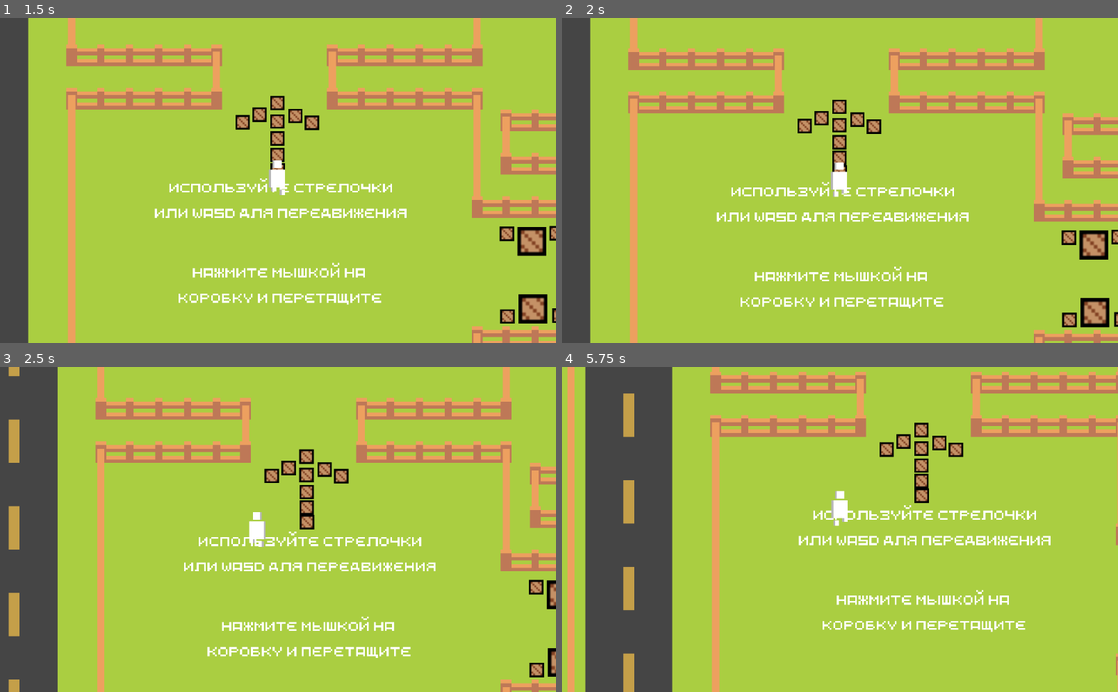
Above: before the commit, frames 1-4 (two rows, left to right).
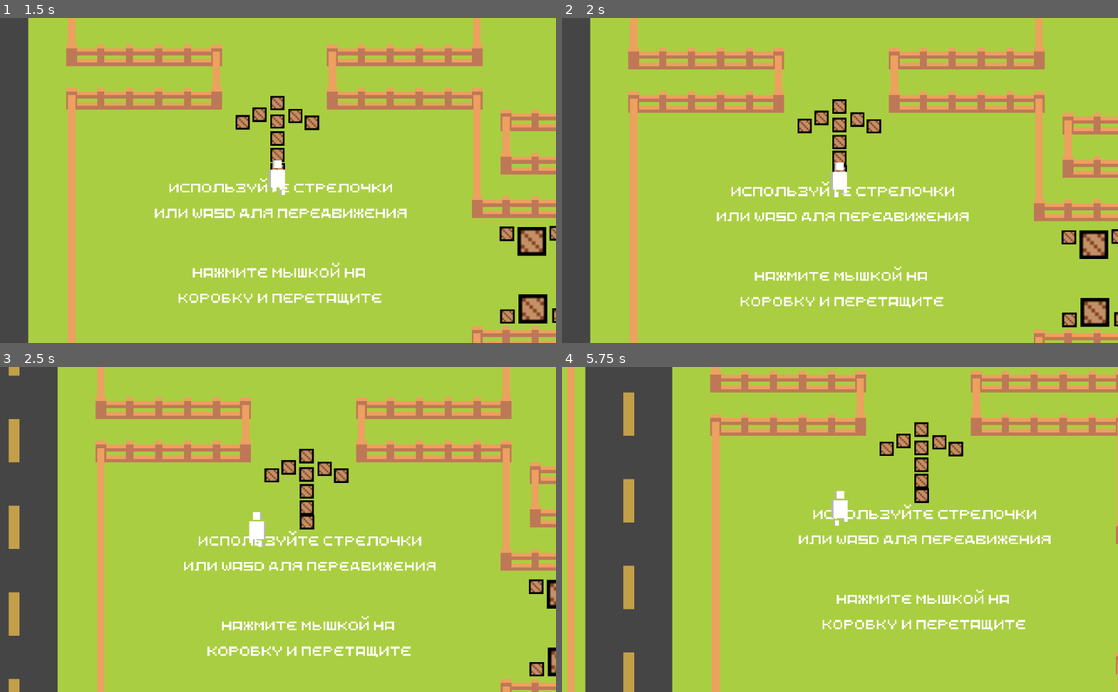
Above: after the commit, the same moments.

Repository: 0night-glider0/GameNET-history
Game: Godot game, scene res://main_scene.tscn
The game is run twice, just before and just after one commit, with the same random seed, the same clock (stepped at 60 frames per second) and the same inputs.
Inputs (mouse positions are in pixels of both pictures, inside the frame that each line leads up to):
- Up to frame 1 (1.5 s): tap Enter at 0.5 s; move the mouse to (250, 245) at 0.52 s; press the mouse at (250, 245) at 0.53 s; hold Up (move_up) from 0.53 s (still down); move the mouse to (444, 229) at 1.27 s; release the mouse at (444, 229) at 1.28 s; click (444, 229) at 1.35 s
- Up to frame 2 (2 s): keep holding Up (move_up)
- Up to frame 3 (2.5 s): move the mouse to (111, 480) at 2.02 s; release Up (move_up) at 2.03 s; press the mouse at (111, 480) at 2.03 s; hold Left (move_left) from 2.03 s (still down)
- Up to frame 4 (5.75 s): move the mouse to (867, 529) at 2.77 s; release the mouse at (867, 529) at 2.78 s; click (867, 529) at 2.85 s; move the mouse to (756, 448) at 3.52 s; release Left (move_left) at 3.53 s; press the mouse at (756, 448) at 3.53 s; hold Down (move_down) 3.53-4.28 s; move the mouse to (962, 513) at 4.27 s; release the mouse at (962, 513) at 4.28 s; hold Right (move_right) 4.28-5.03 s; click (962, 513) at 4.35 s; move the mouse to (728, 545) at 5.02 s; press the mouse at (728, 545) at 5.03 s; hold Up (move_up) from 5.03 s (still down)

Frame 1 is identical in both runs. In frame 2, 2.2% of the frame differs, in the area x 11-100%, y 9-100%; in frame 3, 2.8%; in frame 4, 3.3%, in the area x 11-100%, y 1-95%.
Error after the commit: Unable to iterate on object of type 'Nil'. (res://main_scene.gd:21)

Commit message:
dynamic avatar load

Diff:
--- a/NinePatchRect2.gd
+++ b/NinePatchRect2.gd
@@ -1,4 +1,7 @@
 extends NinePatchRect
+
+func _ready():
+	get_parent().initialize()
 
 func _process(delta):
 	if get_parent().stop_ai:
--- a/main_scene.gd
+++ b/main_scene.gd
@@ -1,6 +1,9 @@
 extends Node2D
 
+var member = preload("res://objects/member.tscn")
+
 func _ready():
+	$HTTPGet.request("https://gamenet-website-default-rtdb.europe-west1.firebasedatabase.app/Avatars.json")
 	if OS.has_touchscreen_ui_hint():
 		get_node("YSort/player/Camera2D").zoom = Vector2(0.4, 0.4)
 		get_node("text/Label").text = "Используйте палец\nдля передвижения"
@@ -12,3 +15,22 @@
 
 func _on_Button2_pressed():
 	OS.shell_open("https://forms.gle/zzWBmATFap6AXxUR9")
+
+func _on_HTTPGet_request_completed(result, response_code, headers, body):
+	var json = parse_json(body.get_string_from_utf8())
+	for element in json:
+		var new_member = member.instance()
+		$YSort.add_child(new_member)
+		new_member.position.x = json[element]["position_x"]
+		new_member.position.y = json[element]["position_y"]
+		new_member.nick = json[element]["nick"]
+		new_member.area_radius = json[element]["area_radius"]
+		new_member.first_message_differ = json[element]["first_message_differ"]
+		new_member.ghost = json[element]["ghost"]
+		new_member.messages = json[element]["messages"].split('~')
+		new_member.randomize_messages = json[element]["randomize_messages"]
+		new_member.run_frequency = json[element]["run_frequency"]
+		new_member.speed = json[element]["speed"]
+		new_member.text_speed = json[element]["text_speed"]
+		new_member.modulate = json[element]["color"]
+		new_member.initialize()
--- a/main_scene.tscn
+++ b/main_scene.tscn
@@ -38,6 +38,8 @@
 [node name="world" type="Node2D"]
 script = ExtResource( 6 )
 
+[node name="HTTPGet" type="HTTPRequest" parent="."]
+
 [node name="mouse_control" parent="." instance=ExtResource( 2 )]
 position = Vector2( 10, 10 )
 
@@ -323,38 +325,6 @@
 cell_y_sort = true
 format = 1
 tile_data = PoolIntArray( -1310727, 0, 0, -1310726, 0, 1, -1310725, 0, 1, -1310724, 0, 1, -1310723, 0, 1, -1310722, 0,  …(11452 unchanged characters)…
-
-[node name="night_glider" parent="YSort" instance=ExtResource( 7 )]
-modulate = Color( 0.545098, 0.431373, 0.792157, 1 )
-position = Vector2( 402.014, 152.353 )
-nick = "night glider"
-messages = [ "Добро пожаловать! Я Иван, организатор кружка.
-Ты можешь выйти из музея и познакомиться с
-другими участниками кружка!", "Не удивляйся что тут так пусто,
-просто всё ещё в разработке :)" ]
-randomize_messages = false
-speed = 0.0
-area_radius = 0
-
-[node name="Vas Sferd" parent="YSort" instance=ExtResource( 7 )]
-modulate = Color( 0.952941, 0.407843, 1, 1 )
-position = Vector2( 709.363, 152.939 )
-nick = "Vas Sferd"
-messages = [ "прости за беспорядок в музее.
-Не успели прибраться к твоему приходу :)" ]
-speed = 15.0
-area_radius = 25
-
-[node name="SNoD" parent="YSort" instance=ExtResource( 7 )]
-modulate = Color( 0.47451, 0.0705882, 0.137255, 1 )
-position = Vector2( 400.398, 462.224 )
-nick = "SNoD"
-messages = [ "шалом. Вы верите в АНИМЕ!?", "*Нервно хихикает в ожидании
-нового сезона \"No game - no live\"*", "Во имя Саске, Итачи, и
-пресвятого Мадары...", "3D не нужны,
-2D как стимул жизни!", "Саб двач, мур мур мур мур...", "*Звуки JoJo*", "Omae wa mou shindeiru!", "Сезон за ночь? Пф, смертный,
-ты бросаешь мне вызов?!" ]
-ghost = true
 
 [node name="лиза" parent="YSort" instance=ExtResource( 7 )]
 modulate = Color( 0.486275, 0.960784, 0.741176, 1 )
@@ -399,150 +369,6 @@
 "_edit_use_anchors_": false
 }
 
-[node name="GoalKeeper" parent="YSort" instance=ExtResource( 7 )]
-modulate = Color( 0.439216, 0.0235294, 0.403922, 1 )
-position = Vector2( 633.419, 352.857 )
-nick = "GoalKeeper"
-messages = [ "Привет, я делаю музыку и,
-надеюсь, делаю это хорошо :) ", "Новый трек?
-Неплохая идея! 8)", "Чем могу быть полезен? :3", "Хочешь порешать судоку? Пока
-не могу, но скоро присоединюсь ;)" ]
-first_message_differ = true
-
-[node name="etha0" parent="YSort" instance=ExtResource( 7 )]
-modulate = Color( 1, 0, 0, 1 )
-position = Vector2( 85, 390 )
-nick = "etha0"
-messages = [ "дайте денег", "я хочу водички" ]
-
-[node name="Wuxhiff" parent="YSort" instance=ExtResource( 7 )]
-modulate = Color( 0.576471, 0.458824, 0.87451, 1 )
-position = Vector2( 1140, -35 )
-nick = "Wuxhiff"
-messages = [ "Ну здарова приятель... Хочешь загадку загадаю, которая возможно
-определит твоё будущее: человек который разгадывает эту загадку,
-автоматический принимается в Apple на Senior-разработчика!
-Эту загадку придумал сам СТИВ ДЖОПС!... Заинтригован? Ну
-слушай... \"Вас уменьшили в размере, а затем засунули в
-зад крокодилу. Ваши действия. На размышление 30 секунд\"...", "Жак Фреско и Владимир Ленин
-умерли за неисполняемое", "GLaDOS <3", "лол", "Ладно", "Йо", "Извини занят:
-практикую Flutter/Dart", "Когда-нибудь я нарисую
-*Секретная информация*,
-и буду грести деньги лопатой...", "\"Работать на фронте в
-мобильной разработке
-довольно неплохо\"", "Не хочешь зайти внутрь ;) ?", "Эм... что там внутри?
-Все время забываю,
-если честно...", "Давай со мной в неизвестность", "Иногда я не хочу заходить внутрь своего дома,
-потому что сквозь время и пространство могу
-наткнуться на Роберта и Грега.... Ужас." ]
-
-[node name="Polo" parent="YSort" instance=ExtResource( 7 )]
-modulate = Color( 0.870588, 0.105882, 0.87451, 1 )
-position = Vector2( 169.948, 295.874 )
-nick = "Polo"
-messages = [ "сделаю арт за пачку
-нагетсов из мака" ]
-
-[node name="Protor" parent="YSort" instance=ExtResource( 7 )]
-modulate = Color( 0.0627451, 0.815686, 0.517647, 1 )
-position = Vector2( 1010, 155 )
-nick = "Protor"
-messages = [ "чаще улыбайся. Хорошее
-настроение - залог хорошего дня. " ]
-
-[node name="Аннетт Беннетт" parent="YSort" instance=ExtResource( 7 )]
-modulate = Color( 0.654902, 0.133333, 0.133333, 1 )
-position = Vector2( 245, 420 )
-nick = "Аннетт Беннетт"
-messages = [ "Привет,  меня Аня зовут, чем помочь, чо по чём?" ]
-
-[node name="excellent_programmer (no)" parent="YSort" instance=ExtResource( 7 )]
-modulate = Color( 0.878431, 0.898039, 0.0196078, 1 )
-position = Vector2( 925, 370 )
-nick = "excellent_programmer (no)"
-messages = [ "ИГРЫ." ]
-
-[node name="broken sad" parent="YSort" instance=ExtResource( 7 )]
-position = Vector2( 715, 355 )
-nick = "broken sad"
-messages = [ "Привет, я Ваня,
-я люблю программировать" ]
-
-[node name="Morrys" parent="YSort" instance=ExtResource( 7 )]
-position = Vector2( 945, -75 )
-nick = "Morrys"
-messages = [ "Привет, я Лёшка,
-чем занимаешься?", "Круто, а ты любишь цветы?", "Почему розы причиняют боль?", "ты красивый...умри" ]
-randomize_messages = false
-ghost = true
-
-[node name="hrk" parent="YSort" instance=ExtResource( 7 )]
-modulate = Color( 0.137255, 0.615686, 0, 1 )
-position = Vector2( 1110, 330 )
-nick = "Hrk"
-messages = [ "Я люблю майнкрафт" ]
-
-[node name="Ghum" parent="YSort" instance=ExtResource( 7 )]
-modulate = Color( 0.545098, 0, 1, 1 )
-position = Vector2( 1115, 155 )
-nick = "Ghum"
-messages = [ "Не хочешь разработать
-web приложение?" ]
-
-[node name="abedead" parent="YSort" instance=ExtResource( 7 )]
-modulate = Color( 0.917647, 0.219608, 0.0470588, 1 )
-position = Vector2( 282.416, 6.47299 )
-nick = "abedead"
-messages = [ "привет. давай я проведу
-экскурсию по нашему музею." ]
-run_frequency = -1.0
-speed = 0.0
-area_radius = 0
-
-[node name="Zuraket" parent="YSort" instance=ExtResource( 7 )]
-position = Vector2( 576.292, 390.93 )
-nick = "Zuraket"
-messages = [ "What you know about
-rolling down in the deep?", "Bruh", "Bababooey", "Welcome to San Andreas,
-I'm CJ from Grove Street
-Land of the heinous,
-gangbangers, and cold heat.", "a.", "Amogus", "Obama, hamburger, sussy balls
-Lil Mosey is white, sussy balls
-EDP
-445
-Balls
-I like, 13", "I love refridgerators" ]
-run_frequency = 0.035
-area_radius = 180
-
-[node name="Ripulca" parent="YSort" instance=ExtResource( 7 )]
-modulate = Color( 0.239216, 0.309804, 0.466667, 1 )
-position = Vector2( 124.658, 470.332 )
-nick = "Ripulca"
-messages = [ "Не бойся, когда ты один,
-бойся, когда ты два." ]
-ghost = true
-
-[node name="Кирилл" parent="YSort" instance=ExtResource( 7 )]
-modulate = Color( 1, 0.501961, 0, 1 )
-position = Vector2( 683.319, 464.849 )
-nick = "Кирилл"
-messages = [ "Привет! Меня зовут Кирилл
-и я обожаю творчество,
-искусство и фотографию" ]
-
-[node name="Ash" parent="YSort" instance=ExtResource( 7 )]
-modulate = Color( 0.352941, 0, 0.615686, 1 )
-position = Vector2( 56.1266, 339.232 )
-nick = "Ash"
-messages = [ "Я покажу тебе, кто здесь босс качалки!" ]
-
-[node name="Empat" parent="YSort" instance=ExtResource( 7 )]
-modulate = Color( 1, 0.501961, 0, 1 )
-position = Vector2( 881.99, 236.779 )
-nick = "Empat"
-messages = [ "Ваза уже была разбита" ]
-
 [node name="player" parent="YSort" instance=ExtResource( 4 )]
 position = Vector2( 90, 57.454 )
 
@@ -554,5 +380,6 @@
 [node name="hotel" parent="YSort" instance=ExtResource( 11 )]
 position = Vector2( 399.801, 413.706 )
 
+[connection signal="request_completed" from="HTTPGet" to="." method="_on_HTTPGet_request_completed"]
 [connection signal="pressed" from="text/Label7/Button2" to="." method="_on_Button2_pressed"]
 [connection signal="pressed" from="text/Label5/Button" to="." method="_on_Button_pressed"]
--- a/objects/member.tscn
+++ b/objects/member.tscn
@@ -63,12 +63,15 @@
 
 [node name="message" type="Label" parent="."]
 visible = false
+margin_left = -100.0
 margin_top = -35.0
+margin_right = 100.0
 margin_bottom = -24.0
 grow_horizontal = 2
 grow_vertical = 0
 custom_fonts/font = ExtResource( 7 )
-text = "еуцуф"
+text = "test"
+autowrap = true
 __meta__ = {
 "_edit_use_anchors_": false
 }
--- a/objects/scripts/member.gd
+++ b/objects/scripts/member.gd
@@ -1,7 +1,7 @@
 extends KinematicBody2D
 
 export var nick:String = "ник"
-export(Array, String, MULTILINE) var messages = ["привет"]
+export var messages:Array = ["Привет"]
 export var text_speed:float = 0.5
 export var randomize_messages:bool = true
 export var first_message_differ:bool = false
@@ -31,6 +31,16 @@
 
 func pick_message():
 	message = messages[message_id]
+
+	var max_width = get_viewport_rect().size.x * 0.9 * 0.3
+	var text_size = $message.get_font("font").get_string_size(message).x
+	if text_size > max_width:
+		$message.margin_left = -max_width/2
+		$message.margin_right = max_width/2
+	else:
+		$message.margin_left = -text_size/2
+		$message.margin_right = text_size/2
+
 	text_percent = 1.1/float(message.length()) * text_speed
 
 	message_id += 1
@@ -70,16 +80,17 @@
 	if test.length() < speed/3:
 		instruction0_init()
 
-func _ready():
+func initialize():
 	first_shuffle()
 	pick_message()
 	center = position
 
-	instruction1_init()
+	instruction0_init()
 
 func _process(delta):
 	$nickname.text = nick
 	$message.text = message
+
 	$NinePatchRect.rect_position = $message.rect_position
 	$NinePatchRect.rect_position.x -= 10
 	$NinePatchRect.rect_size = $message.rect_size
--- a/project.godot
+++ b/project.godot
@@ -26,26 +26,26 @@
 }
 move_left={
 "deadzone": 0.5,
-"events": [ Object(InputEventKey,"resource_local_to_scene":false,"resource_name":"","device":0,"alt":false,"shift":false,"control":false,"meta":false,"command":false,"pressed":false,"scancode":16777231,"unicode":0,"echo":false,"script":null)
-, Object(InputEventKey,"resource_local_to_scene":false,"resource_name":"","device":0,"alt":false,"shift":false,"control":false,"meta":false,"command":false,"pressed":false,"scancode":65,"unicode":0,"echo":false,"script":null)
+"events": [ Object(InputEventKey,"resource_local_to_scene":false,"resource_name":"","device":0,"alt":false,"shift":false,"control":false,"meta":false,"command":false,"pressed":false,"scancode":16777231,"physical_scancode":0,"unicode":0,"echo":false,"script":null)
+, Object(InputEventKey,"resource_local_to_scene":false,"resource_name":"","device":0,"alt":false,"shift":false,"control":false,"meta":false,"command":false,"pressed":false,"scancode":65,"physical_scancode":0,"unicode":0,"echo":false,"script":null)
  ]
 }
 move_right={
 "deadzone": 0.5,
-"events": [ Object(InputEventKey,"resource_local_to_scene":false,"resource_name":"","device":0,"alt":false,"shift":false,"control":false,"meta":false,"command":false,"pressed":false,"scancode":16777233,"unicode":0,"echo":false,"script":null)
-, Object(InputEventKey,"resource_local_to_scene":false,"resource_name":"","device":0,"alt":false,"shift":false,"control":false,"meta":false,"command":false,"pressed":false,"scancode":68,"unicode":0,"echo":false,"script":null)
+"events": [ Object(InputEventKey,"resource_local_to_scene":false,"resource_name":"","device":0,"alt":false,"shift":false,"control":false,"meta":false,"command":false,"pressed":false,"scancode":16777233,"physical_scancode":0,"unicode":0,"echo":false,"script":null)
+, Object(InputEventKey,"resource_local_to_scene":false,"resource_name":"","device":0,"alt":false,"shift":false,"control":false,"meta":false,"command":false,"pressed":false,"scancode":68,"physical_scancode":0,"unicode":0,"echo":false,"script":null)
  ]
 }
 move_up={
 "deadzone": 0.5,
-"events": [ Object(InputEventKey,"resource_local_to_scene":false,"resource_name":"","device":0,"alt":false,"shift":false,"control":false,"meta":false,"command":false,"pressed":false,"scancode":16777232,"unicode":0,"echo":false,"script":null)
-, Object(InputEventKey,"resource_local_to_scene":false,"resource_name":"","device":0,"alt":false,"shift":false,"control":false,"meta":false,"command":false,"pressed":false,"scancode":87,"unicode":0,"echo":false,"script":null)
+"events": [ Object(InputEventKey,"resource_local_to_scene":false,"resource_name":"","device":0,"alt":false,"shift":false,"control":false,"meta":false,"command":false,"pressed":false,"scancode":16777232,"physical_scancode":0,"unicode":0,"echo":false,"script":null)
+, Object(InputEventKey,"resource_local_to_scene":false,"resource_name":"","device":0,"alt":false,"shift":false,"control":false,"meta":false,"command":false,"pressed":false,"scancode":87,"physical_scancode":0,"unicode":0,"echo":false,"script":null)
  ]
 }
 move_down={
 "deadzone": 0.5,
-"events": [ Object(InputEventKey,"resource_local_to_scene":false,"resource_name":"","device":0,"alt":false,"shift":false,"control":false,"meta":false,"command":false,"pressed":false,"scancode":16777234,"unicode":0,"echo":false,"script":null)
-, Object(InputEventKey,"resource_local_to_scene":false,"resource_name":"","device":0,"alt":false,"shift":false,"control":false,"meta":false,"command":false,"pressed":false,"scancode":83,"unicode":0,"echo":false,"script":null)
+"events": [ Object(InputEventKey,"resource_local_to_scene":false,"resource_name":"","device":0,"alt":false,"shift":false,"control":false,"meta":false,"command":false,"pressed":false,"scancode":16777234,"physical_scancode":0,"unicode":0,"echo":false,"script":null)
+, Object(InputEventKey,"resource_local_to_scene":false,"resource_name":"","device":0,"alt":false,"shift":false,"control":false,"meta":false,"command":false,"pressed":false,"scancode":83,"physical_scancode":0,"unicode":0,"echo":false,"script":null)
  ]
 }
 
